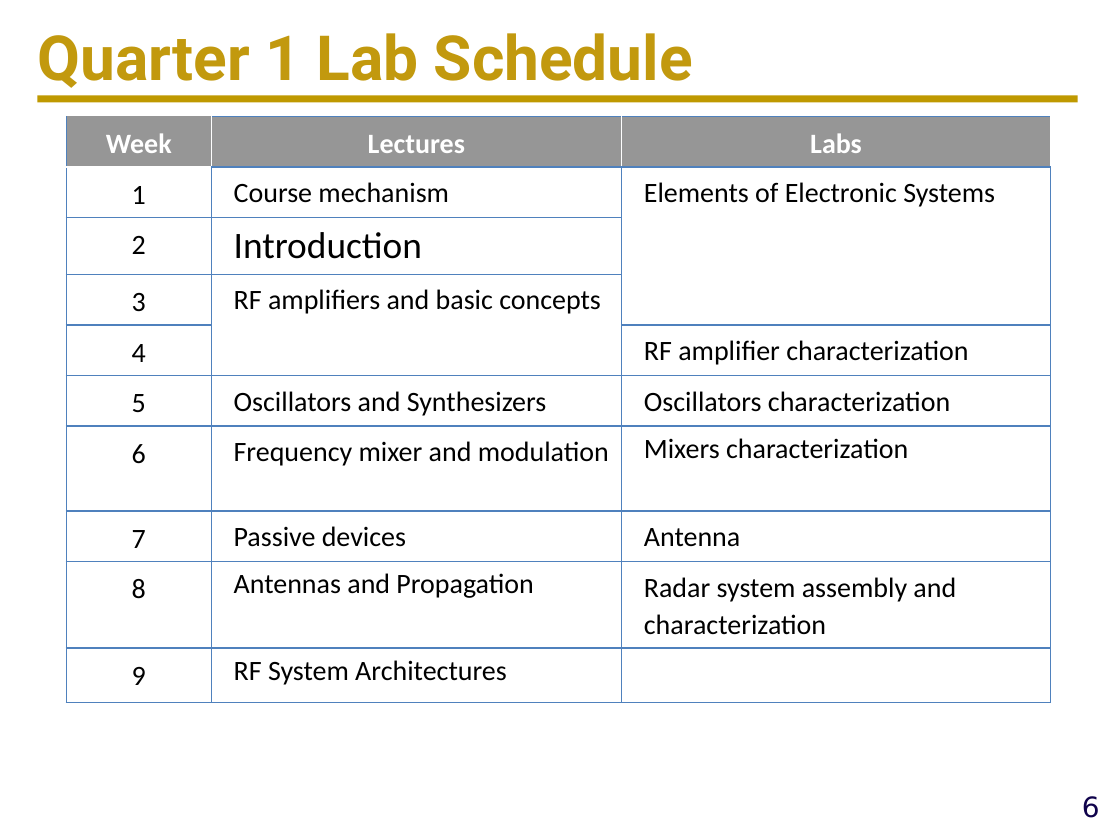
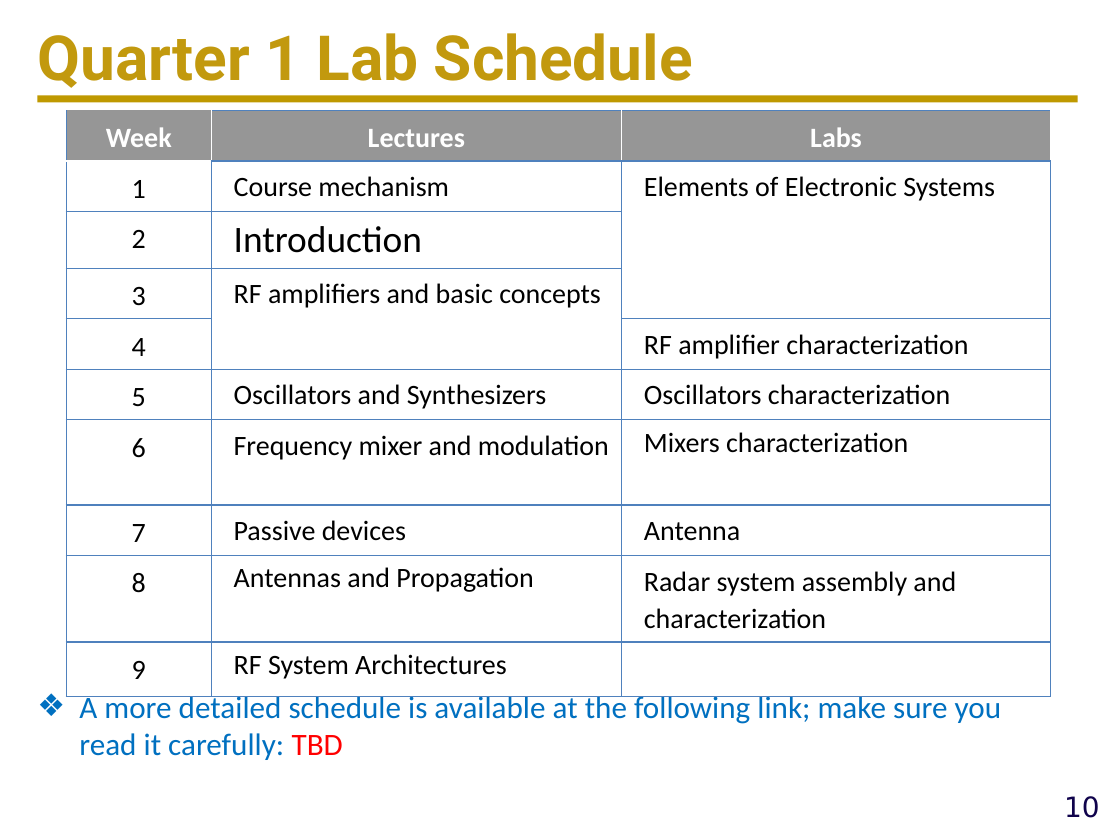
Before and after one commit to ucdart/UCD-EEC134, a slide deck: slide 10 of lectures/lec0/Lec0-CourseMechanisms.pptx (slide 6 before the commit). Drawn at 1120x840 pixels with LibreOffice and Linux fonts; fonts in the diff are those of the drawing; background and template pictures are left out. Boxes give left, top, right and bottom in pixels: in the first picture for what was removed or moved away, otherwise in the second. Text is boxed around its words. In the diff, an @@ line names an element or a change of style, - is before the commit and + after.

```diff
--- a/lectures/lec0/Lec0-CourseMechanisms.pptx
+++ b/lectures/lec0/Lec0-CourseMechanisms.pptx
@@ table: place and size @@
-table at [66,116,1049,689]
+table at [66,111,1049,683]
@@ text added at [79,692,1002,760], 20 pt, text #0070C0 @@
+❖ A more detailed schedule is available at the following link; make sure you read it carefully: TBD
@@ page number at [1064,796,1100,818]: text changed @@
-6
+10
```
Also in this commit, not shown: 7 other slides changed, 5 slides added, 4 other files.
